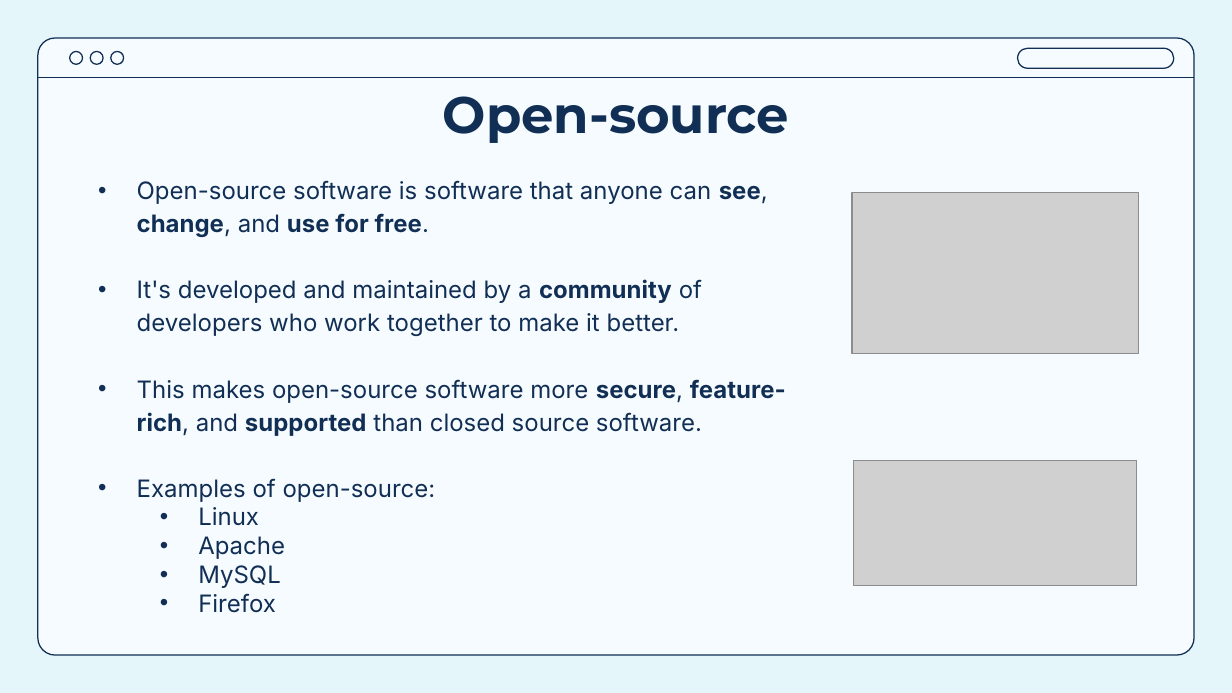
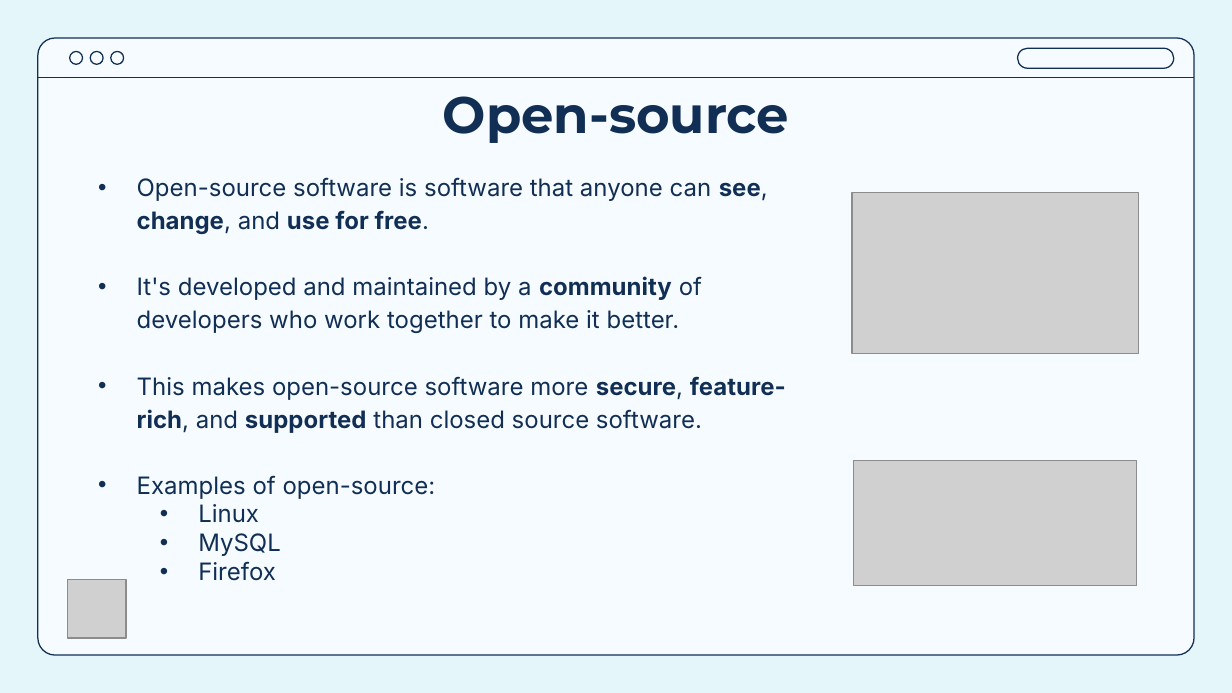
Before and after one commit to Ahmed-Khaled24/Node-workshop, a slide deck: slide 11 of Session 1 - Node Intro/Session 1.pptx. Drawn at 1232x693 pixels with LibreOffice and Linux fonts; fonts in the diff are those of the drawing; grey boxes stand for pictures. Boxes give left, top, right and bottom in pixels: in the first picture for what was removed or moved away, otherwise in the second. Text is boxed around its words. In the diff, an @@ line names an element or a change of style, - is before the commit and + after.

```diff
--- a/Session 1 - Node Intro/Session 1.pptx
+++ b/Session 1 - Node Intro/Session 1.pptx
@@ subtitle at <box>198,536,285,559</box>: paragraph removed @@
-  • Apache
@@ picture added at <box>68,580,126,638</box> @@
```
Also in this commit, not shown: 3 other slides changed, 9 other files.
